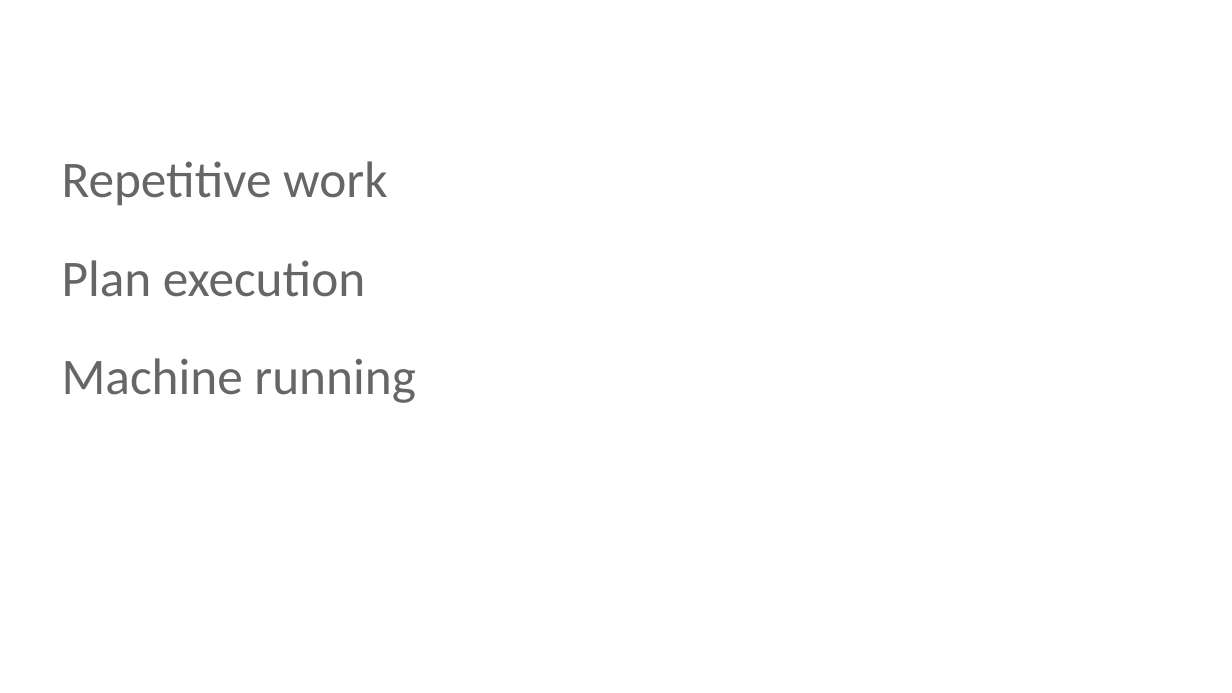
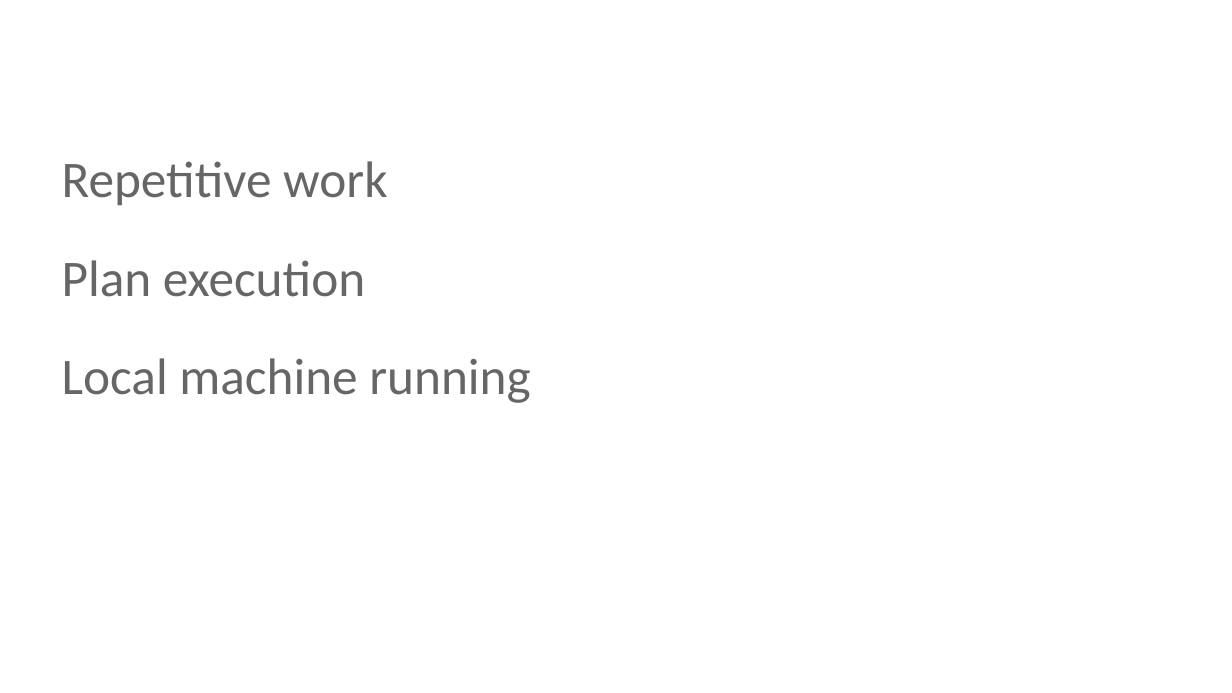
Before and after one commit to smsilva/wasp-agent, a slide deck: slide 6 of docs/presentations/2026-06-15-jira-coding-agent.pptx. Drawn at 1232x693 pixels with LibreOffice and Linux fonts; fonts in the diff are those of the drawing; background and template pictures are left out. Boxes give left, top, right and bottom in pixels: in the first picture for what was removed or moved away, otherwise in the second. Text is boxed around its words. In the diff, an @@ line names an element or a change of style, - is before the commit and + after.

```diff
--- a/docs/presentations/2026-06-15-jira-coding-agent.pptx
+++ b/docs/presentations/2026-06-15-jira-coding-agent.pptx
@@ text at box(62, 358, 530, 403): text changed @@
-Machine running
+Local machine running
```
Also in this commit, not shown: 19 other slides changed.
